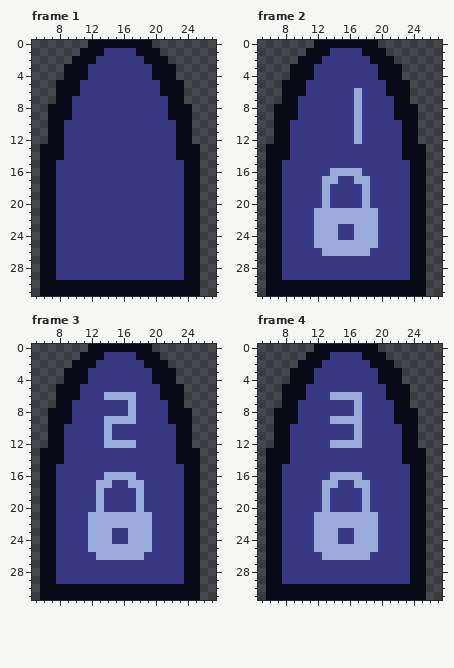
Two versions of one pixel-art file, aesprite_projects/objects/door_blue.aseprite. Above is the file before it was changed.
32x32 pixels, 10 frames. Shown: frame 1: x 5..27, y 0..31; frame 2: x 5..27, y 0..31; frame 3: x 5..27, y 0..31; frame 4: x 5..27, y 0..31. The commit also changed other frames, which this record leaves out.
Once edited:
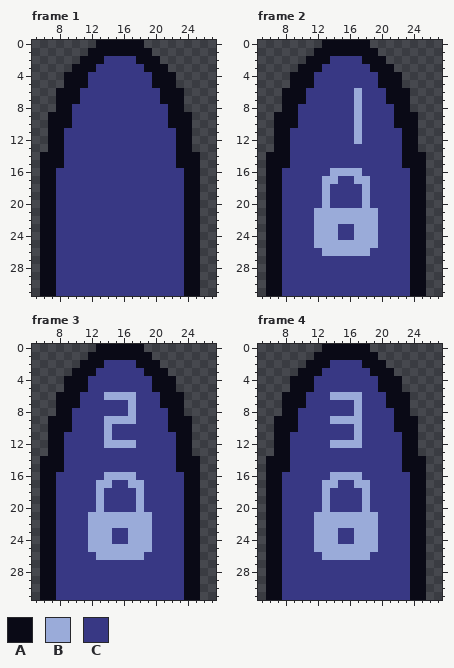
Palette (. is transparent): A #0a0a16  B #9aabd9  C #383884
Changes in this commit:
Changed rows in their new state; - is an unchanged pixel.
Frame 1, layer "BaseDoor":
first column x 6:
 0 ------.------.------
 1 -----.--AAAA--.-----
 2 ----.--A----A--.----
 3 ---.--A------A--.---
 5 --.--A--------A--.--
 7 ----A----------A----
 8 -.----------------.-
10 ---A------------A---
13 .------------------.
15 --A--------------A--
first column x 8:
30 CCCCCCCCCCCCCCCC
31 CCCCCCCCCCCCCCCC
Frame 2, layer "BaseDoor": the same change as frame 1
Frame 3, layer "BaseDoor": the same change as frame 1
Frame 4, layer "BaseDoor": the same change as frame 1
Pixel boxes of the changes (left, top, right, bottom) in both pictures:
changed: (40, 40, 200, 168)
changed: (56, 280, 184, 296)
changed: (266, 40, 426, 168)
changed: (282, 280, 410, 296)
changed: (40, 344, 200, 472)
changed: (56, 584, 184, 600)
changed: (266, 344, 426, 472)
changed: (282, 584, 410, 600)
